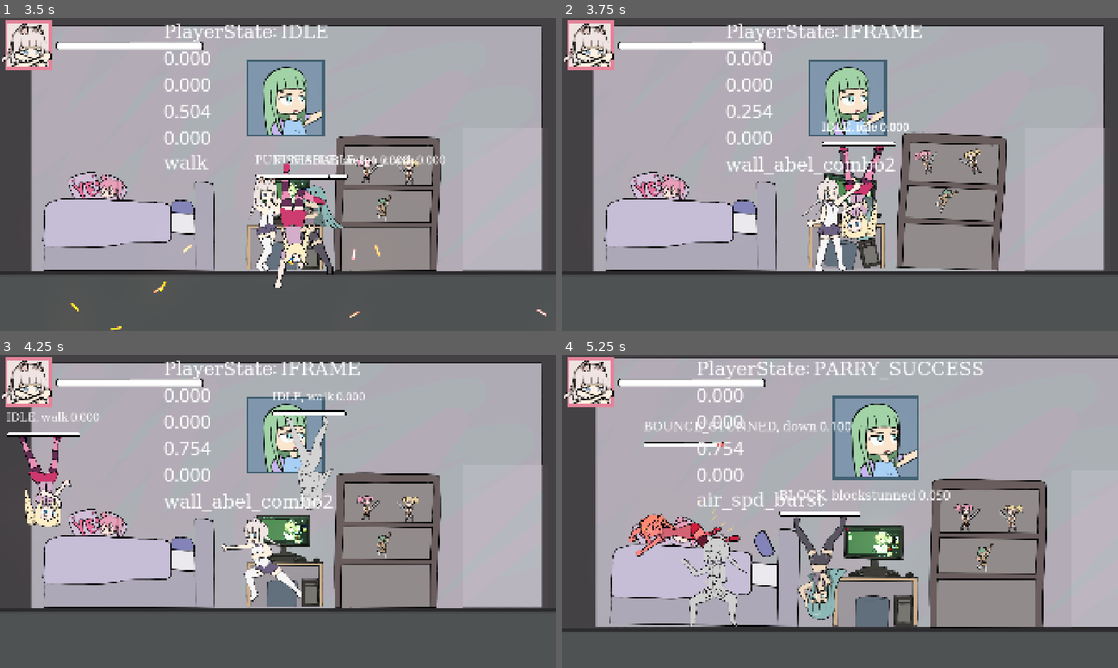
Above: before the commit, frames 1-4 (two rows, left to right).
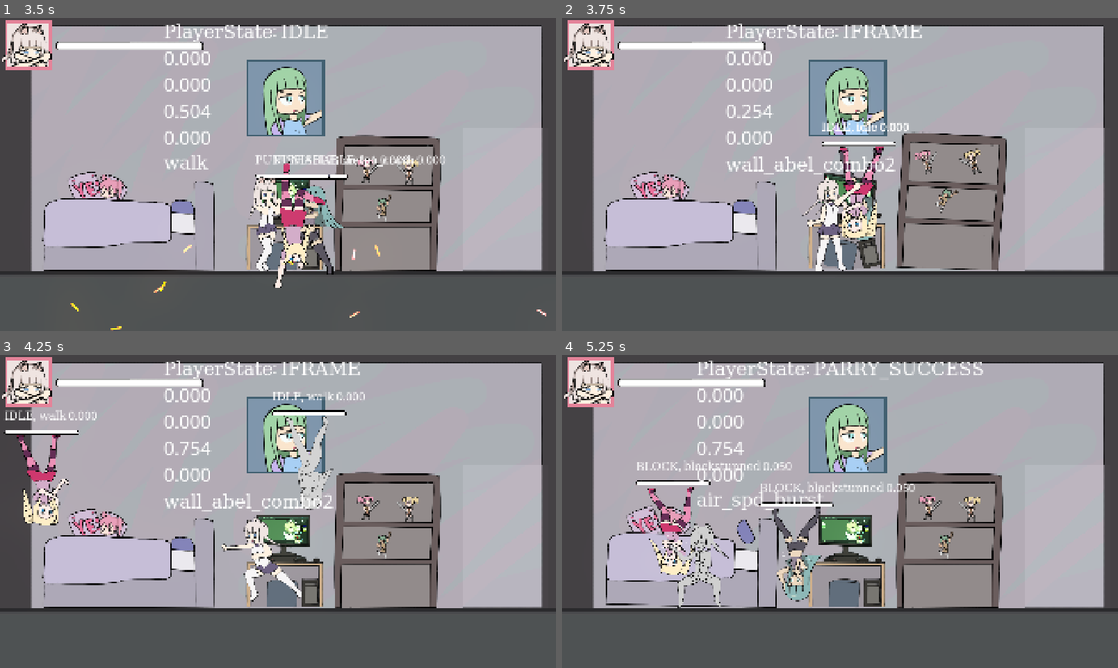
Above: after the commit, the same moments.

Repository: BeatMil/AnimuFight
Game: Godot game, scene res://scenes/stage01.tscn
Two runs of this game, one before a commit and one after it. Both use one fixed random seed, a clock stepped at 60 frames per second and the inputs below. This scene is started directly instead of the project's main scene.
Inputs (mouse positions are in pixels of both pictures, inside the frame that each line leads up to):
- Up to frame 1 (3.5 s): tap Enter (ui_accept) at 0.5, 0.77, 1.52, 3.02 s; move the mouse to (400, 158) at 0.52 s; hold D (right) 0.53-2.03 s; tap U (grab) at 0.6, 1.55, 2.3, 3.05 s; click (400, 158) at 0.67 s; move the mouse to (166, 190) at 1.27 s; tap Space (block) at 1.35 s; move the mouse to (333, 105) at 2.02 s; hold A (left) 2.03-2.78 s; hold L (dodge) 2.03-2.78 s; move the mouse to (250, 237) at 2.77 s; hold D (right) from 2.78 s (still down); tap , (execute) at 2.85 s; click (250, 237) at 2.92 s
- Up to frame 2 (3.75 s): keep holding D (right); move the mouse to (1006, 221) at 3.52 s; tap U (grab) at 3.6 s
- Up to frame 3 (4.25 s): keep holding D (right); tap Enter (ui_accept) at 3.77 s
- Up to frame 4 (5.25 s): move the mouse to (673, 464) at 4.27 s; release D (right) at 4.28 s; hold A (left) 4.28-5.03 s; tap J (hp) at 4.35 s; tap Enter (ui_accept) at 4.52 s; tap U (grab) at 4.55 s; move the mouse to (867, 511) at 5.02 s; hold D (right) from 5.03 s (still down); hold K (lp) from 5.03 s (still down); click (867, 511) at 5.17 s

Frame 1 is identical in both runs. In frame 2, 0.3% of the frame differs, in the area x 46-60%, y 33-71%; in frame 3, 1.5%; in frame 4, 37%, in the area x 0-100%, y 1-89%.

Commit message:
Fix enemy stuck in BLOCK state

Diff:
--- a/scripts/base_character.gd
+++ b/scripts/base_character.gd
@@ -376,7 +376,12 @@
 	slow_mo_on_block: Vector2 = Vector2(0, 0)
 	) -> void:
 	## TANK
-	if is_in_group("enemy") and _type != Enums.Attack.UNBLOCK and state in [States.IDLE]:
+	if is_in_group("enemy") and _type not in [
+		Enums.Attack.UNBLOCK,
+		Enums.Attack.P_AIR_THROW,
+		Enums.Attack.P_WALL_THROW,
+		] and state in [States.IDLE]:
+	# if is_in_group("enemy") and _type not in [Enums.Attack.UNBLOCK, ] and state in [States.IDLE]:
 		if randi_range(1, 10) <= block_rate:
 			state = States.BLOCK
 
--- a/scripts/enemy.gd
+++ b/scripts/enemy.gd
@@ -108,6 +108,7 @@
 			queue_free()
 		stun_duration = 0
 		animation_player.play("idle")
+		state = States.IDLE
 		set_collision_normal()
 
 	_check_block_count()
